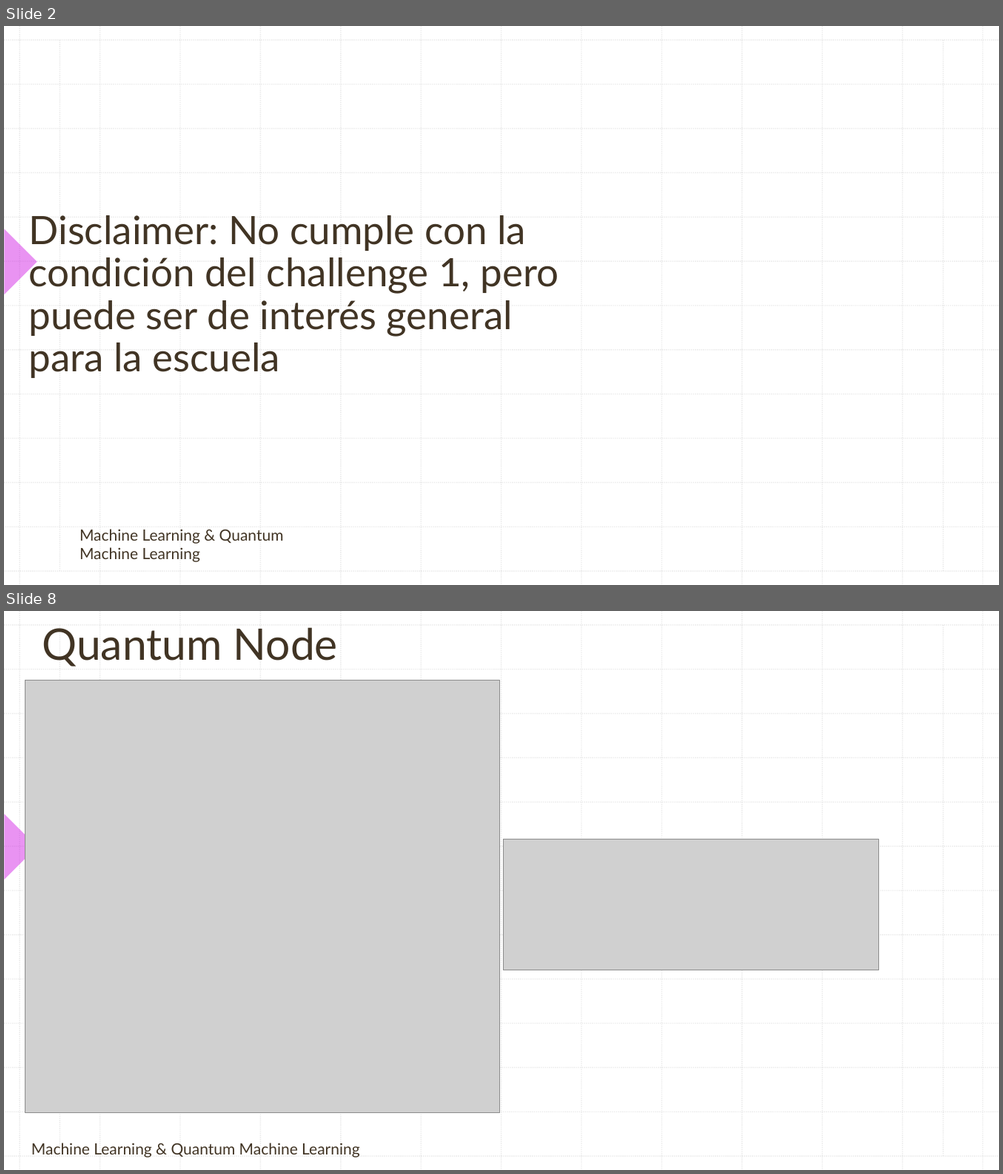
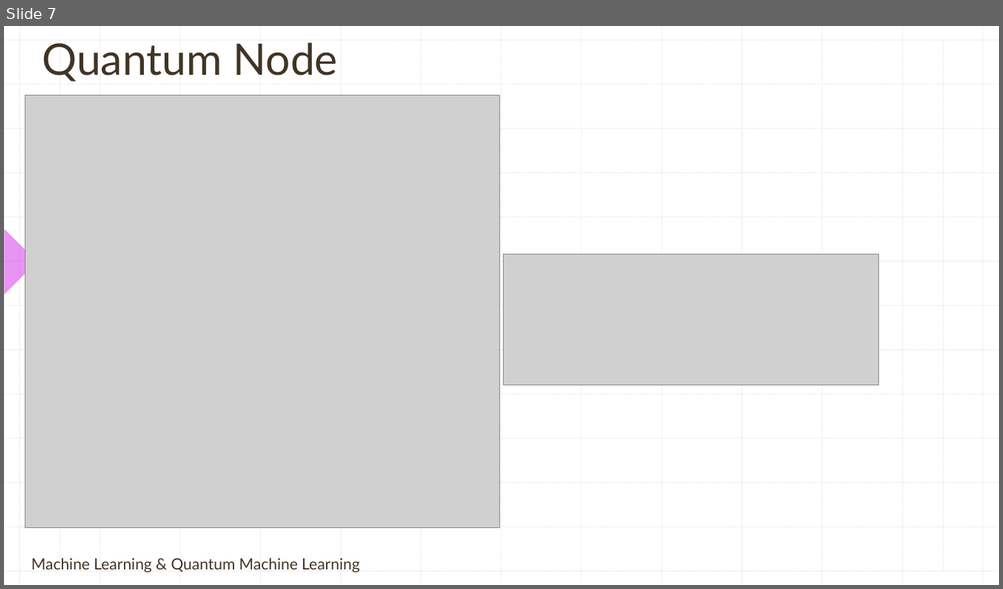
Before and after one commit to contepablod/QCNNCancerBinaryClassifier, a slide deck: Clasificador Cancerígeno por Imagenes.pptx. Shown one above the other, each under a label of ours: slides 2 and 8 before the commit, slide 7 after it; the slides between them are not shown. The pictures are 1003x1174 and 1003x589 pixels, drawn with LibreOffice and Linux fonts; fonts in the diff are those of the drawing; grey boxes stand for pictures; background and template pictures are left out. Boxes give left, top, right and bottom in pixels: in the first picture for what was removed or moved away, otherwise in the second. Text is boxed around its words. In the diff, an @@ line names an element or a change of style, - is before the commit and + after.

```diff
--- a/Clasificador Cancerígeno por Imagenes.pptx
+++ b/Clasificador Cancerígeno por Imagenes.pptx
@@ slide 2 removed at [4,26,999,585], background picture (left out); not listed: 29 template elements that a slide beside it also shows @@
@@ title removed at [29,215,558,378] @@
-Disclaimer: No cumple con la condición del challenge 1, pero puede ser de interés general para la escuela
@@ text removed at [79,529,284,562] @@
-Machine Learning & Quantum Machine Learning
@@ what was slide 8 is now slide 7 @@
```
Also in this commit, not shown: 10 slides changed, 1 slide added, 2 other files.
